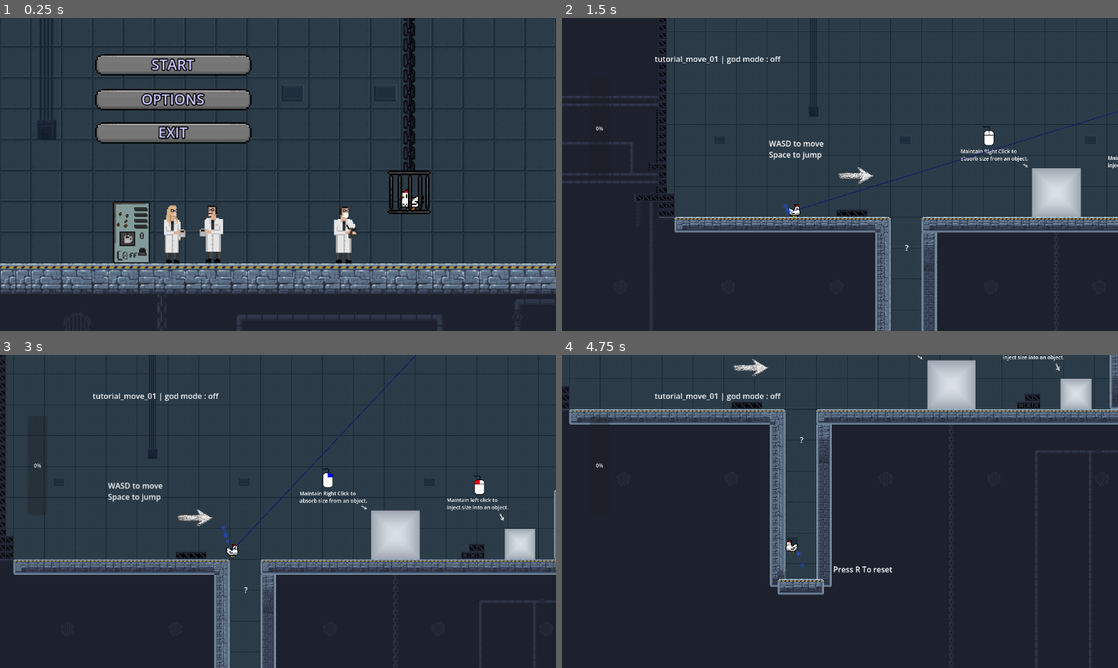
Above: before the commit, frames 1-4 (two rows, left to right).
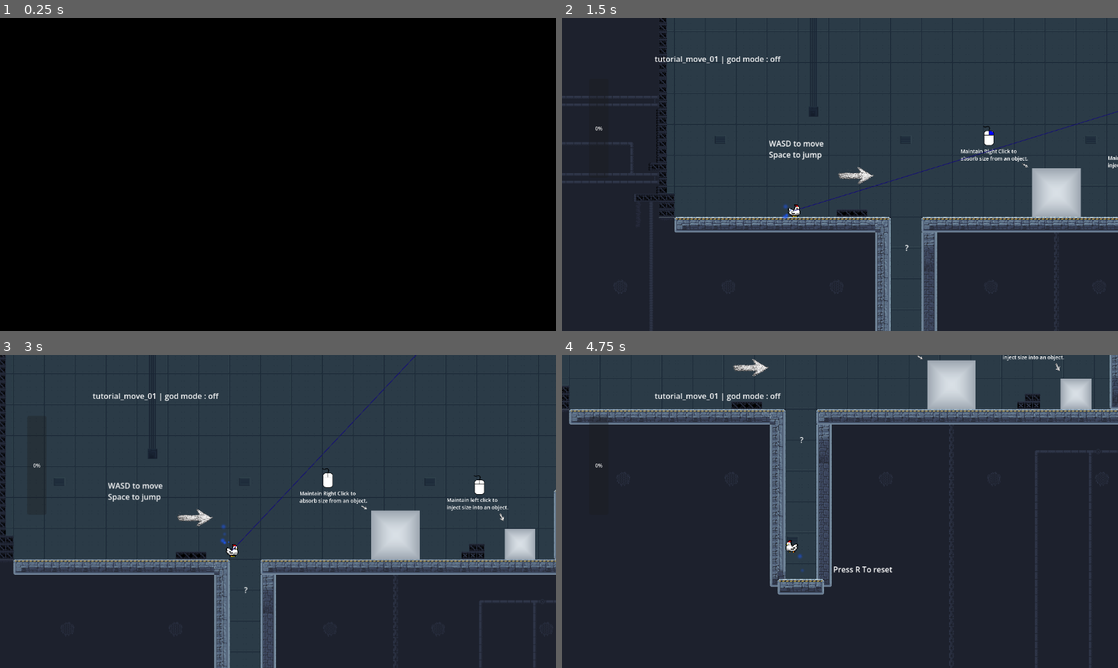
Above: after the commit, the same moments.

Repository: mgi-dev/size-them-up
Game: Godot game, scene res://scenes/levels/tutorial/move_01.tscn
Two runs of this game, one before a commit and one after it. Both use one fixed random seed, a clock stepped at 60 frames per second and the inputs below. Before the commit the project starts from res://scenes/levels/tutorial/intro_00.tscn. Sound files missing from this copy of the repository are replaced by a short silence.
Inputs (mouse positions are in pixels of both pictures, inside the frame that each line leads up to):
- Up to frame 1 (0.25 s): no input
- Up to frame 2 (1.5 s): click (734, 64) at 0.52 s; tap Enter at 1.25 s; move the mouse to (962, 158) at 1.27 s; hold D (player_move_right) from 1.28 s (still down); hold Right mouse button (size_down) from 1.28 s (still down)
- Up to frame 3 (3 s): tap Space (player_jump) at 1.52, 2.27 s; tap Enter at 2, 2.75 s; move the mouse to (166, 527) at 2.02 s; release D (player_move_right) at 2.03 s; release Right mouse button (size_down) at 2.03 s; hold S (player_down) 2.03-2.78 s; tap Tab (change_resize_mode) at 2.1 s; right-click (166, 527) at 2.3 s; move the mouse to (333, 442) at 2.77 s; hold D (player_move_right) from 2.78 s (still down); hold Right mouse button (size_down) from 2.78 s (still down); click (333, 442) at 2.85 s
- Up to frame 4 (4.75 s): tap Enter at 3.5, 4.25 s; move the mouse to (812, 574) at 3.52 s; release Right mouse button (size_down) at 3.53 s; tap E (interact) at 3.6 s; tap Space (player_jump) at 3.77, 4.52 s; right-click (812, 574) at 3.8 s; move the mouse to (1006, 558) at 4.27 s; release D (player_move_right) at 4.28 s; hold A (player_move_left) from 4.28 s (still down); hold W (player_climb) from 4.28 s (still down); right-click (1006, 558) at 4.55 s

The runs differ from the first frame. In frame 1, 98% of the frame differs, in the area x 0-100%, y 0-100%; in frame 2, less than 0.1%; in frame 3, less than 0.1%; in frame 4, less than 0.1%.

Commit message:
Add shiny particles to laser

Diff:
--- a/project.godot
+++ b/project.godot
@@ -11,7 +11,7 @@
 [application]
 
 config/name="size-them-up"
-run/main_scene="uid://djxr7mvevjyl6"
+run/main_scene="uid://cvkdnibthft57"
 config/features=PackedStringArray("4.6", "Forward Plus")
 config/icon="res://icon.svg"
 
--- a/scenes/levels/base_level.tscn
+++ b/scenes/levels/base_level.tscn
@@ -523,7 +523,7 @@
 metadata/_edit_lock_ = true
 
 [node name="TransitionSprite2D" type="Sprite2D" parent="." unique_id=1077565752]
-z_index = 5
+z_index = 100
 position = Vector2(-5948.6157, -2332.3223)
 scale = Vector2(0.19232178, 0.18008931)
 texture = ExtResource("8_43bxi")
--- a/scenes/ui/size_gauge/size_gauge.gd
+++ b/scenes/ui/size_gauge/size_gauge.gd
@@ -1,14 +1,19 @@
 extends Node2D
 
 @onready var gauge = $ProgressBar
+@onready var particles = $GPUParticles2D
 
 @export var max_value = 2.0
 @export var min_value = 0.0
 
 @export var start_value = 0.0
 
+
 func _ready():
 	SignalBus.resized.connect(fill_the_gauge)
+	SignalBus.resize_ray_resize_up.connect(trigger_particles_up)
+	SignalBus.resize_ray_resize_down.connect(trigger_particles_down)
+
 	gauge.min_value = min_value
 	gauge.max_value = max_value
 	gauge.value = start_value
@@ -20,10 +25,52 @@
 	if amount > 0:
 		# shape has been sized up, draining the gauge.
 		gauge.value -= abs(amount)
+		change_gauge_style()
 	elif amount < 0:
 		# shape has been sized down, filling the gauge.
 		gauge.value += abs(amount)
+		change_gauge_style()
 	SignalBus.gauge_changed.emit(to_percentage(gauge.value))
+
+func trigger_particles_up(_unuzed, _kepassa):
+	if gauge.value == min_value:
+		print("here")
+		trigger_particles(Color(0.0, 0.0, 0.867, 1.0))
+
+func trigger_particles_down(_unuzed, _kepassa):
+	if gauge.value == max_value:
+		print("there")
+		trigger_particles(Color(0.829, 0.0, 0.0, 1.0))
+
+
+func trigger_particles(color: Color):
+	print("coucou")
+	if !particles.emitting:
+		particles.process_material.color = color
+		particles.emitting = true
+		await get_tree().create_timer(0.5).timeout
+		particles.emitting = false
+		print("Eh beh on est pas mal.")
+
+func change_gauge_style():
+
+	var bg := gauge.get_theme_stylebox("background").duplicate() as StyleBoxFlat
+	bg.set_border_width_all(2)
+
+	var t = gauge.value / gauge.max_value
+	var new_color = Color(0.0, 0.0, 0.867, 1.0).lerp(Color(0.829, 0.0, 0.0, 1.0), t)
+
+	bg.border_color = new_color
+
+	gauge.add_theme_stylebox_override("background", bg)
+
+	bg.border_color = new_color
+
+	gauge.add_theme_stylebox_override("background", bg)
+
+	var fill = gauge.get_theme_stylebox("fill").duplicate()
+	fill.bg_color = new_color
+	gauge.add_theme_stylebox_override("fill", fill)
 
 
 func to_percentage(value: float) -> float:
--- a/scenes/ui/size_gauge/size_gauge.tscn
+++ b/scenes/ui/size_gauge/size_gauge.tscn
@@ -1,6 +1,14 @@
 [gd_scene format=3 uid="uid://cdtat8xupelfn"]
 
 [ext_resource type="Script" uid="uid://cxuso3i0eha0p" path="res://scenes/ui/size_gauge/size_gauge.gd" id="1_mujeh"]
+[ext_resource type="Texture2D" uid="uid://fjjnlavafjin" path="res://assets/images/glowing_circle.png" id="2_abk2y"]
+
+[sub_resource type="ParticleProcessMaterial" id="ParticleProcessMaterial_17dc0"]
+particle_flag_disable_z = true
+emission_shape_scale = Vector3(36, 165, 1)
+emission_shape = 3
+emission_box_extents = Vector3(1, 1, 1)
+gravity = Vector3(0, 0, 0)
 
 [node name="SizeGauge" type="Node2D" unique_id=1367314203]
 z_index = 10
@@ -8,11 +16,20 @@
 script = ExtResource("1_mujeh")
 
 [node name="ProgressBar" type="ProgressBar" parent="." unique_id=250899039]
-offset_left = -27.941196
-offset_top = -166.17659
-offset_right = 33.08389
-offset_bottom = 156.3239
-rotation = 0.00446105
+z_index = 1
+offset_left = -30.882374
+offset_top = -166.17657
+offset_right = 30.142712
+offset_bottom = 156.32391
+rotation = 0.0007131244
 scale = Vector2(1.0359246, 1)
 max_value = 5.0
 fill_mode = 3
+
+[node name="GPUParticles2D" type="GPUParticles2D" parent="." unique_id=292648708]
+position = Vector2(0, -5.882357)
+emitting = false
+amount = 100
+texture = ExtResource("2_abk2y")
+lifetime = 0.18000000000000002
+process_material = SubResource("ParticleProcessMaterial_17dc0")
